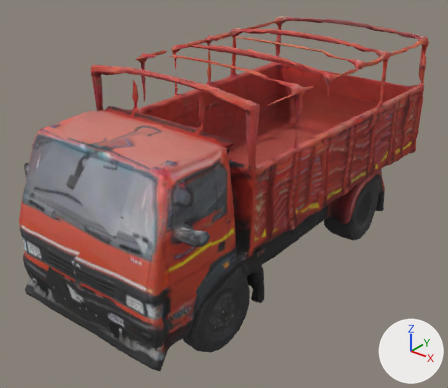
What one commit did to the glTF model public/models/truck.glb.
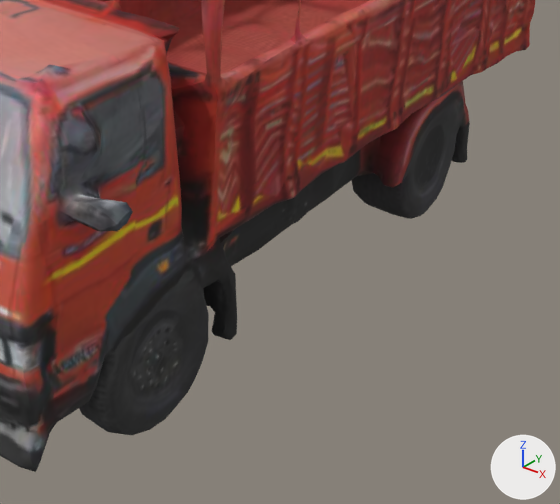
Each version is shown whole from a camera (50 mm lens) standing at (4.6, -6.09, 4.77) and looking at (-0.06, -0.27, 1.16), then close up on the part from 32% to 96% of the width and 33% to 100% of the height. The axes (+X, +Y, +Z) are drawn at lower right. The lights are the same throughout. The last two pictures show the newer version. Vertices at exactly the same position are counted once.

The first close-up shows 'truck'.
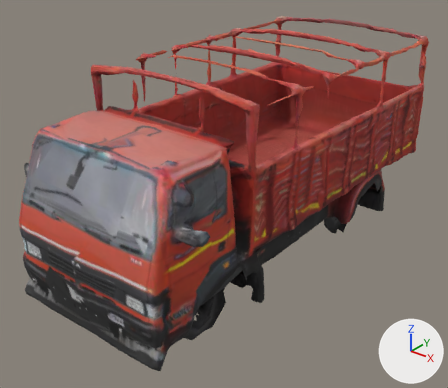
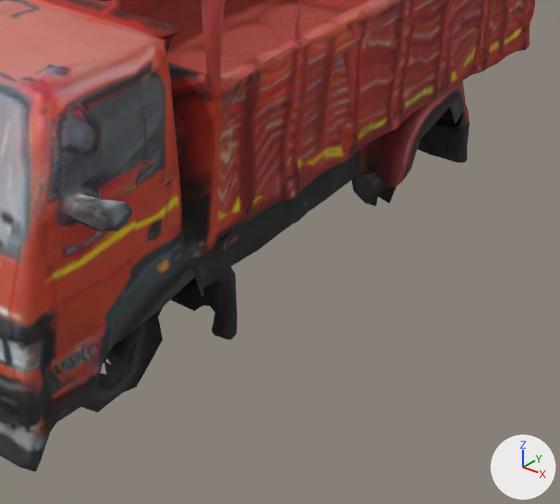
Patch to the scene script:
```diff
--- a/public/models/truck.glb.py
+++ b/public/models/truck.glb.py
@@ me_tripo_mesh_5aa22d95_f484_4906_90c2_1aa75a99fa38 @@
 # used by ob_truck; location = (0.0, 0.0, 0.0)
-me_tripo_mesh_5aa22d95_f484_4906_90c2_1aa75a99fa38.from_pydata(...)  # 4910 vertices, 9999 faces; spans x -1.36..1.36, y -2.8..2.8, z 0.0..3.03
+me_tripo_mesh_5aa22d95_f484_4906_90c2_1aa75a99fa38.from_pydata(...)  # 4746 vertices, 9545 faces; spans x -1.36..1.36, y -2.8..2.8, z 0.02..3.03
+# me_tripo_mesh_5aa22d95_f484_4906_90c2_1aa75a99fa38 part 1
+# 51 vertices are removed from x 0.75..1.07, y -2.13..-1.15, z 0.0..0.78
+# 127 faces are deleted
+# me_tripo_mesh_5aa22d95_f484_4906_90c2_1aa75a99fa38 part 2
+# 39 vertices are removed from x 0.8..1.11, y 1.17..2.13, z 0.02..0.72
+# 105 faces are deleted
+# other edits to the shape of me_tripo_mesh_5aa22d95_f484_4906_90c2_1aa75a99fa38 do not show in these pictures
 me_tripo_mesh_5aa22d95_f484_4906_90c2_1aa75a99fa38.materials.append(mat_truck)
```

Changed parts and their boxes (x1, y1, x2, y2) in the close-ups (560 x 504 px):
part 1 of me_tripo_mesh_5aa22d95_f484_4906_90c2_1aa75a99fa38, deleted
    before: (79, 277, 209, 435)
part 2 of me_tripo_mesh_5aa22d95_f484_4906_90c2_1aa75a99fa38, deleted
    before: (355, 107, 464, 219)
